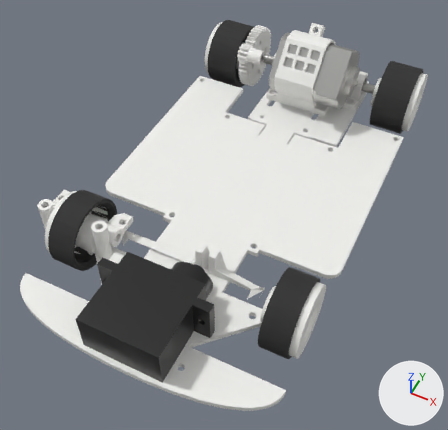
An edit to the glTF model models/rc128.glb, drawn before and after from the same camera.
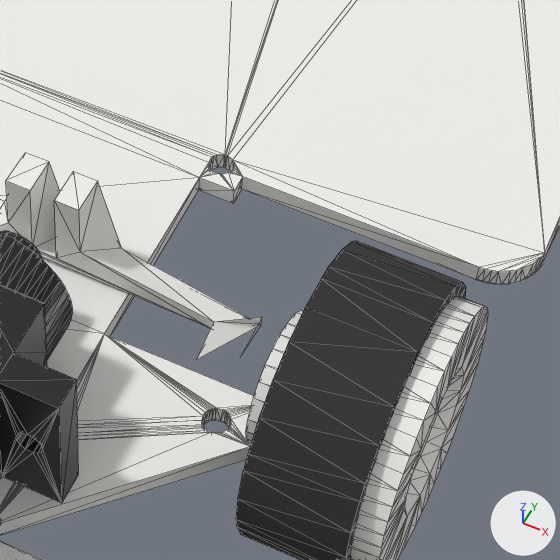
The first picture shows the older version from a 50 mm lens placed at (0.0587, -0.1251, 0.1478), pointed at (0.0022, -0.0121, 0.0066). The close-ups show the older and then the newer version on the part from 43% to 77% of the width and 47% to 82% of the height of that picture. Only the edits that show in the close-ups are written down. The axes (+X, +Y, +Z) are drawn at lower right. The lights are the same throughout. The close-ups show mesh edges as thin lines. Where no turn or scale is listed for an object, it has been applied to the vertices.
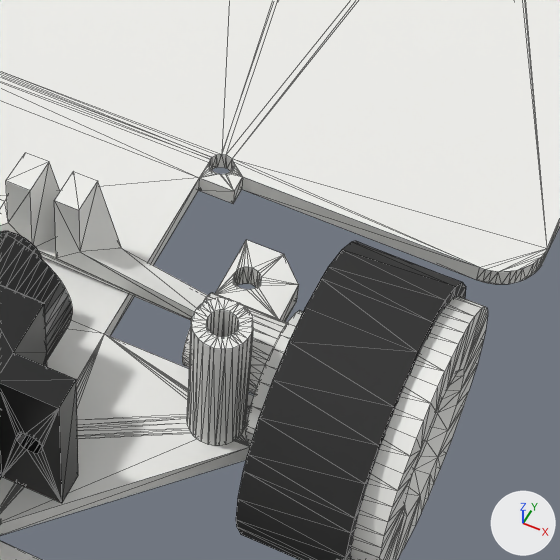
The newer file is also turned or shifted as a whole; pictures and numbers use the older file's frame.

Pixel boxes (x1, y1, x2, y2) of what changed, in the close-ups (560 x 560 px):
'Mesh_2', reshaped (not visible before): after (182, 240, 298, 446)

What the commit changed:
me_mesh_2 is used by ob_mesh_2; location (-0.0415, 0.07049, 0.00004).
me_mesh_2 had 305 vertices, 618 faces and spanned x 0.0..0.006, y -0.11469..-0.10149, z 0.00855..0.02055.
me_mesh_2 now has 305 vertices, 618 faces and spans x 0.064..0.07, y -0.11469..-0.10149, z 0.00855..0.02055.
me_mesh_2 part 1: 305 vertices added at x 0.064..0.07, y -0.11469..-0.10149, z 0.00855..0.02055.
Other edits to the shape of me_mesh_2 do not show in these pictures.
